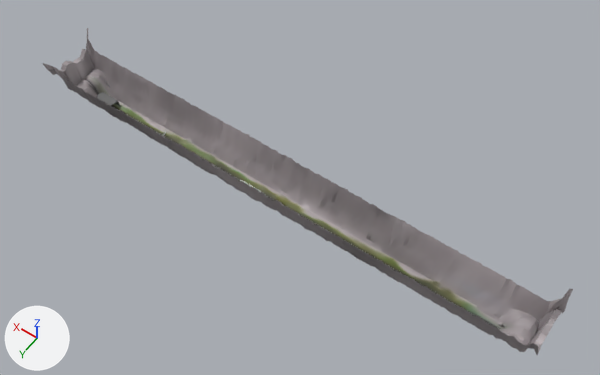
The Blender file asset-base/billboards.blend, before and after one commit.
Both versions are drawn from a 50 mm lens placed at (-203.0, 232.0, 392.0), pointed at (-31.0, -8.0, 15.0). The axes (+X, +Y, +Z) are drawn at lower left. The lights are the same throughout.

The older version as bpy lines, for what is in view:
```python
me_tunnelbase_002 = bpy.data.meshes.new('TunnelBase.002')
me_tunnelbase_002.from_pydata(...)  # 3876 vertices, 3485 faces; spans x -189.0..145.0, y -20.0..19.0, z -1.0..37.0
me_tunnelbase_002.polygons.foreach_set('use_smooth', [True] * 3485)
me_tunnelbase_002.materials.append(mat_subwayatlas)  # picture img_tunnelbase2_png
ob_floor = bpy.data.objects.new('floor', me_tunnelbase_002)
ob_floor.location = (0.0, 0.0, 0.0)
```
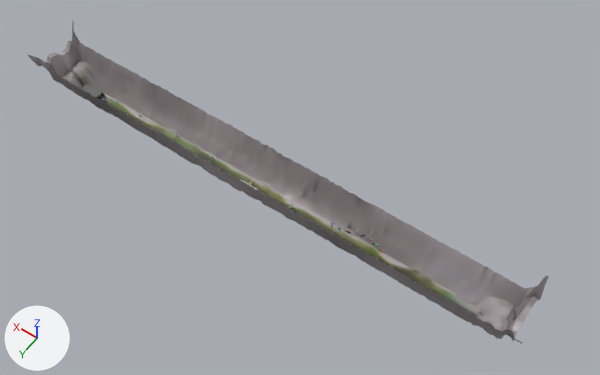
Pixel boxes [x1, y1, x2, y2] of what changed, in the pictures (600 x 375 px; the box of a moved part takes in the faces that stretch with it):
```json
{"object": "floor", "change": "reshaped", "before": [42, 28, 573, 355], "after": [28, 21, 549, 344]}
{"object": "billboard3", "change": "added", "after": [330, 222, 384, 253]}
{"part": 1, "of": "me_tunnelbase_002", "change": "moved or reshaped", "before": [42, 28, 573, 355], "after": [28, 21, 549, 341]}
{"part": 2, "of": "me_tunnelbase_002", "change": "moved or reshaped", "before": [96, 92, 121, 107], "after": [82, 84, 106, 98]}
```

The change, as JSON lines over the scene's bpy script:
```json
{"block": "me_tunnelbase_002", "where": "me_tunnelbase_002.from_pydata(...)  # 3876 vertices, 3485 faces; spans x -189.0..145.0, y -20.0..19.0, z -1.0..37.0"}
{"block": "me_tunnelbase_002", "where": "# used by ob_floor; location = (0.0, 0.0, 0.0)"}
{"block": "me_tunnelbase_002", "change": "me_tunnelbase_002 part 1: the loose piece of 3460 vertices spanning x -189.0..145.0, y -20.0..19.0, z -1.0..37.0 is moved by (13.0, 0.0, 0.0)"}
{"block": "me_tunnelbase_002", "change": "me_tunnelbase_002 part 2: the loose piece of 56 vertices spanning x 108.0..124.0, y -4.0..3.0, z 0.0..5.0 is moved by (13.0, 0.0, 0.0)"}
{"op": "add", "block": "me_billboard_003", "code": ["me_billboard_003 = bpy.data.meshes.new('billboard.003')", "me_billboard_003.from_pydata(...)  # 896 vertices, 880 faces; spans x -5.0..4.6, y -10.3..-2.0, z -158.7..-123.6", "# faces by material slot: [760, 120]", "me_billboard_003.materials.append(mat_subwayatlas)  # picture img_tunnelbase2_png", "me_billboard_003.materials.append(mat_billb)  # its picture is missing"]}
{"op": "add", "block": "ob_billboard3", "code": ["ob_billboard3 = bpy.data.objects.new('billboard3', me_billboard_003)", "ob_billboard3.location = (68.3, -0.3, 1.9)", "ob_billboard3.rotation_euler = (0.0, 1.571, 0.0)  # degrees (0, 90, 0)"]}
```
